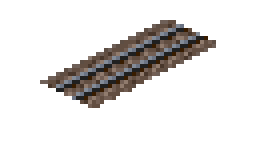
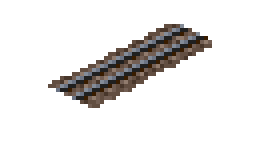
Revision of a layered 280x160 image; what changed, layer by layer:
renamed "Layer 4" to "Layer 3", painted on it over (x1=40, y1=20, x2=216, y2=104)
